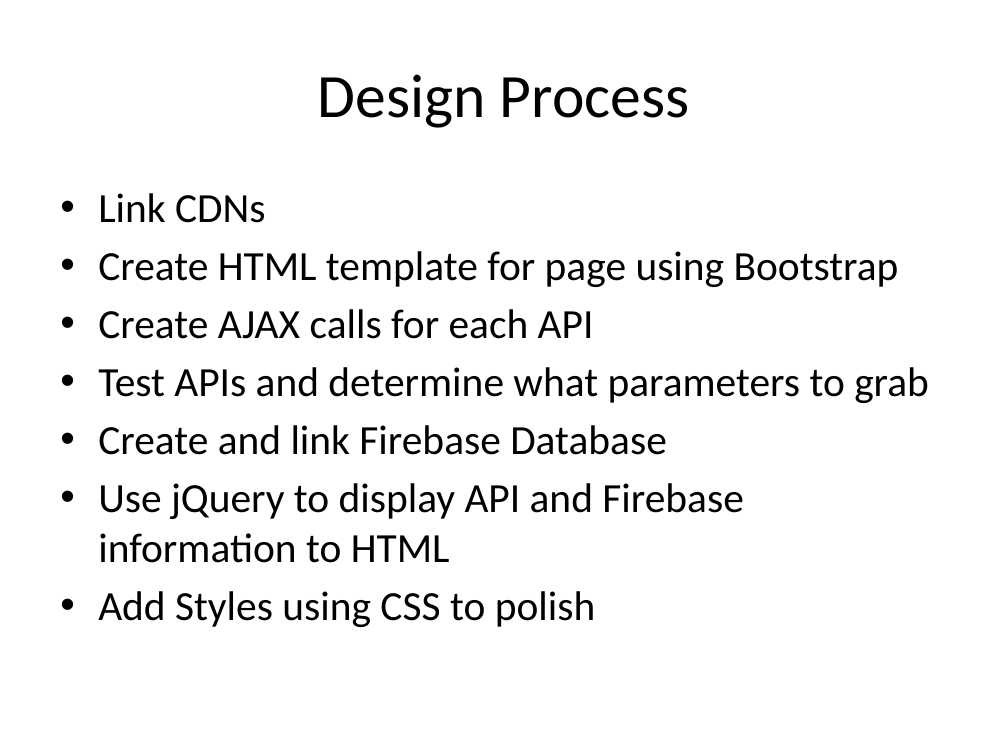
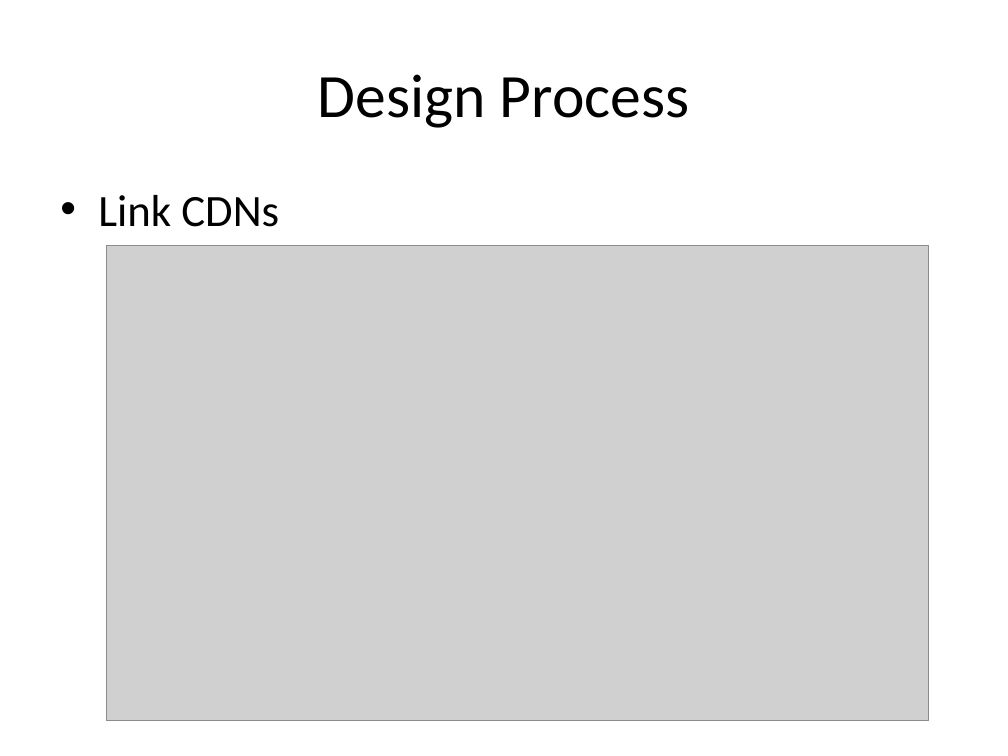
Before and after one commit to taddes/Project-1-Travel-App, a slide deck: slide 4 of Presentation1MyTravel.pptx. Drawn at 1008x756 pixels with LibreOffice and Linux fonts; fonts in the diff are those of the drawing; grey boxes stand for pictures; background and template pictures are left out. Boxes give left, top, right and bottom in pixels: in the first picture for what was removed or moved away, otherwise in the second. Text is boxed around its words. In the diff, an @@ line names an element or a change of style, - is before the commit and + after.

Commit message:
powerpoint

```diff
--- a/Presentation1MyTravel.pptx
+++ b/Presentation1MyTravel.pptx
@@ text "Link CDNs" at bbox=[98, 195, 279, 227]: size 29.6 to 32 pt @@
@@ text at bbox=[98, 251, 929, 627]: paragraphs removed @@
-• Create HTML template for page using Bootstrap
-• Create AJAX calls for each API
-• Test APIs and determine what parameters to grab
-• Create and link Firebase Database
-• Use jQuery to display API and Firebase information to HTML
-• Add Styles using CSS to polish
@@ picture added at bbox=[107, 245, 928, 721] @@
```
Also in this commit, not shown: 1 other slide changed, 5 slides added, 3 other files.
